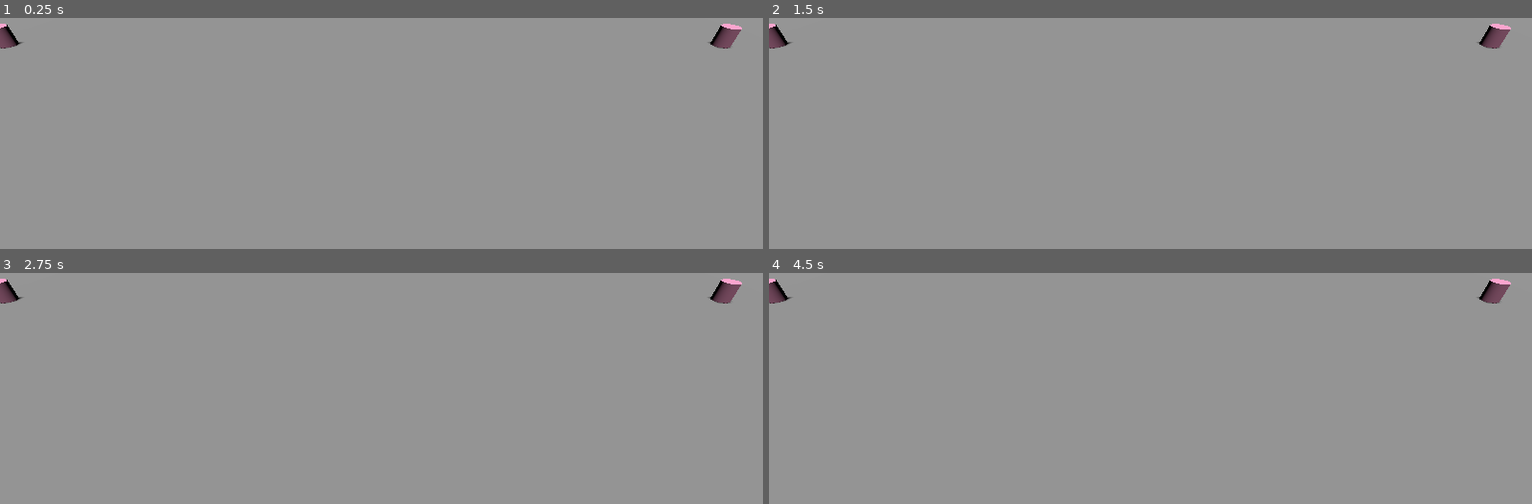
Above: before the commit, frames 1-4 (two rows, left to right).
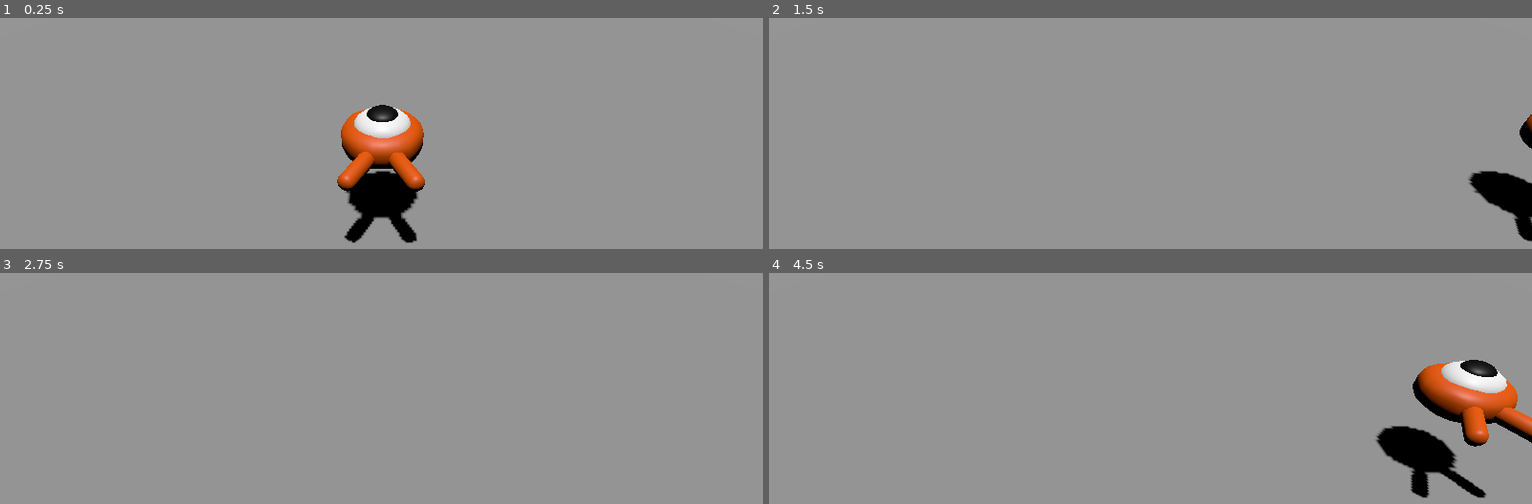
Above: after the commit, the same moments.

Repository: ConcerningEthically/godot-project
Game: Godot game, scene res://main.tscn
The game is run twice, just before and just after one commit, with the same random seed, the same clock (stepped at 60 frames per second) and the same inputs.
Inputs:
- Up to frame 1 (0.25 s): no input
- Up to frame 2 (1.5 s): tap Enter at 0.5 s; hold D (move_right, bound only after the commit) 0.53-1.28 s; hold S (move_down, bound only after the commit) from 1.28 s (still down)
- Up to frame 3 (2.75 s): tap Space at 2 s; release S (move_down, bound only after the commit) at 2.03 s; hold D (move_right, bound only after the commit) from 2.03 s (still down)
- Up to frame 4 (4.5 s): tap Enter at 2.75 s; release D (move_right, bound only after the commit) at 2.78 s; hold W (move_up, bound only after the commit) 2.78-3.53 s; tap Space at 3.5 s; hold A (move_left, bound only after the commit) from 3.53 s (still down)

The runs differ from the first frame. In frame 1, 5.4% of the frame differs, in the area x 0-98%, y 2-98%; in frame 2, 2.0%; in frame 3, 0.5%; in frame 4, 6.1%, in the area x 0-100%, y 2-98%.

Commit message:
remake of basically everything

Diff:
--- a/Mob.gd
+++ b/Mob.gd
@@ -9,7 +9,7 @@
 func _physics_process(_delta):
 	move_and_slide()
 
-func intitialize(start_position, player_position):
+func inititialize(start_position, player_position):
 	# Position mob at start position
 	look_at_from_position(start_position, player_position, Vector3.UP)
 	# Rotates the mob in a random direction so it does not face the player directly
--- a/main.tscn
+++ b/main.tscn
@@ -16,7 +16,7 @@
 
 [sub_resource type="Curve3D" id="Curve3D_ds4q8"]
 _data = {
-"points": PackedVector3Array(0, 0, 0, 0, 0, 0, -21.9884, 0, -11.8727, 0, 0, 0, 0, 0, 0, -21.9884, 0, 14.8575, 0, 0, 0, 0, 0, 0, 19.9052, 0, 14.9548, 0, 0, 0, 0, 0, 0, 20.0024, 0, -12.2615, 0, 0, 0, 0, 0, 0, -21.9884, 0, -11.8727),
+"points": PackedVector3Array(0, 0, 0, 0, 0, 0, -24, 0, -31, 0, 0, 0, 0, 0, 0, -24, 0, 15, 0, 0, 0, 0, 0, 0, 24, 0, 15, 0, 0, 0, 0, 0, 0, 24, 0, -31, 0, 0, 0, 0, 0, 0, -24, 0, -31),
 "tilts": PackedFloat32Array(0, 0, 0, 0, 0)
 }
 point_count = 5
@@ -37,37 +37,39 @@
 shadow_enabled = true
 
 [node name="Player" parent="." instance=ExtResource("1_kh7vp")]
+transform = Transform3D(1, 0, 0, 0, 1, 0, 0, 0, 1, 0, 2, 8)
 
 [node name="CameraPivot" type="Marker3D" parent="."]
 
 [node name="Camera3D" type="Camera3D" parent="CameraPivot"]
-transform = Transform3D(1, 0, 0, 0, 0.707107, 0.707107, 0, -0.707107, 0.707107, 0, 8, 11)
+transform = Transform3D(1, 0, 0, 0, 0.707107, 0.707107, 0, -0.707107, 0.707107, 0, 7, 16)
 fov = 60.0
 
 [node name="Cylinders" type="Node3D" parent="."]
 
 [node name="MeshInstance3D" type="MeshInstance3D" parent="Cylinders"]
-transform = Transform3D(1, 0, 0, 0, 1, 0, 0, 0, 1, 20, 0, -12)
+transform = Transform3D(1, 0, 0, 0, 1, 0, 0, 0, 1, 24, 0, -23)
 mesh = SubResource("CylinderMesh_w8bea")
 skeleton = NodePath("../..")
 
 [node name="MeshInstance3D2" type="MeshInstance3D" parent="Cylinders"]
-transform = Transform3D(1, 0, 0, 0, 1, 0, 0, 0, 1, 20, 0, 15)
+transform = Transform3D(1, 0, 0, 0, 1, 0, 0, 0, 1, 24, 0, 23)
 mesh = SubResource("CylinderMesh_w8bea")
 skeleton = NodePath("../MeshInstance3D")
 
 [node name="MeshInstance3D3" type="MeshInstance3D" parent="Cylinders"]
-transform = Transform3D(1, 0, 0, 0, 1, 0, 0, 0, 1, -22, 0, -12)
+transform = Transform3D(1, 0, 0, 0, 1, 0, 0, 0, 1, -24, 0, -23)
 mesh = SubResource("CylinderMesh_w8bea")
 skeleton = NodePath("../MeshInstance3D")
 
 [node name="MeshInstance3D4" type="MeshInstance3D" parent="Cylinders"]
-transform = Transform3D(1, 0, 0, 0, 1, 0, 0, 0, 1, -22, 0, 15)
+transform = Transform3D(1, 0, 0, 0, 1, 0, 0, 0, 1, -24, 0, 23)
 mesh = SubResource("CylinderMesh_w8bea")
 skeleton = NodePath("../MeshInstance3D")
 
 [node name="Spawnpath" type="Path3D" parent="."]
+transform = Transform3D(1, 0, 0, 0, 1, 0, 0, 0, 1, 0, 0, 8)
 curve = SubResource("Curve3D_ds4q8")
 
 [node name="Spawnlocation" type="PathFollow3D" parent="Spawnpath"]
-transform = Transform3D(1, 0, 0, 0, 1, 0, 0, 0, 1, -21.9884, 0, -11.8727)
+transform = Transform3D(1, 0, 0, 0, 1, 0, 0, 0, 1, -24, 0, -12)
--- a/player.gd
+++ b/player.gd
@@ -16,9 +16,9 @@
 		direction.x += 1
 	if Input.is_action_pressed("move_left"):
 		direction.x -= 1
-	if Input.is_action_pressed("move_back"):
+	if Input.is_action_pressed("move_up"):
 		direction.z += 1
-	if Input.is_action_pressed("move_forward"):
+	if Input.is_action_pressed("move_down"):
 		direction.z -= 1
 	if direction != Vector3.ZERO:
 		direction = direction.normalized()
--- a/project.godot
+++ b/project.godot
@@ -15,6 +15,38 @@
 config/features=PackedStringArray("4.0")
 config/icon="res://icon.png"
 
+[input]
+
+move_left={
+"deadzone": 0.5,
+"events": [Object(InputEventKey,"resource_local_to_scene":false,"resource_name":"","device":-1,"window_id":0,"alt_pressed":false,"shift_pressed":false,"ctrl_pressed":false,"meta_pressed":false,"pressed":false,"keycode":0,"physical_keycode":65,"key_label":0,"unicode":97,"echo":false,"script":null)
+, Object(InputEventKey,"resource_local_to_scene":false,"resource_name":"","device":-1,"window_id":0,"alt_pressed":false,"shift_pressed":false,"ctrl_pressed":false,"meta_pressed":false,"pressed":false,"keycode":0,"physical_keycode":4194319,"key_label":0,"unicode":0,"echo":false,"script":null)
+]
+}
+move_right={
+"deadzone": 0.5,
+"events": [Object(InputEventKey,"resource_local_to_scene":false,"resource_name":"","device":-1,"window_id":0,"alt_pressed":false,"shift_pressed":false,"ctrl_pressed":false,"meta_pressed":false,"pressed":false,"keycode":0,"physical_keycode":68,"key_label":0,"unicode":100,"echo":false,"script":null)
+, Object(InputEventKey,"resource_local_to_scene":false,"resource_name":"","device":-1,"window_id":0,"alt_pressed":false,"shift_pressed":false,"ctrl_pressed":false,"meta_pressed":false,"pressed":false,"keycode":0,"physical_keycode":4194321,"key_label":0,"unicode":0,"echo":false,"script":null)
+]
+}
+move_up={
+"deadzone": 0.5,
+"events": [Object(InputEventKey,"resource_local_to_scene":false,"resource_name":"","device":-1,"window_id":0,"alt_pressed":false,"shift_pressed":false,"ctrl_pressed":false,"meta_pressed":false,"pressed":false,"keycode":0,"physical_keycode":87,"key_label":0,"unicode":119,"echo":false,"script":null)
+, Object(InputEventKey,"resource_local_to_scene":false,"resource_name":"","device":-1,"window_id":0,"alt_pressed":false,"shift_pressed":false,"ctrl_pressed":false,"meta_pressed":false,"pressed":false,"keycode":0,"physical_keycode":4194320,"key_label":0,"unicode":0,"echo":false,"script":null)
+]
+}
+move_down={
+"deadzone": 0.5,
+"events": [Object(InputEventKey,"resource_local_to_scene":false,"resource_name":"","device":-1,"window_id":0,"alt_pressed":false,"shift_pressed":false,"ctrl_pressed":false,"meta_pressed":false,"pressed":false,"keycode":0,"physical_keycode":83,"key_label":0,"unicode":115,"echo":false,"script":null)
+, Object(InputEventKey,"resource_local_to_scene":false,"resource_name":"","device":-1,"window_id":0,"alt_pressed":false,"shift_pressed":false,"ctrl_pressed":false,"meta_pressed":false,"pressed":false,"keycode":0,"physical_keycode":4194322,"key_label":0,"unicode":0,"echo":false,"script":null)
+]
+}
+Jump={
+"deadzone": 0.5,
+"events": [Object(InputEventKey,"resource_local_to_scene":false,"resource_name":"","device":-1,"window_id":0,"alt_pressed":false,"shift_pressed":false,"ctrl_pressed":false,"meta_pressed":false,"pressed":false,"keycode":0,"physical_keycode":32,"key_label":0,"unicode":32,"echo":false,"script":null)
+]
+}
+
 [physics]
 
 common/enable_pause_aware_picking=true
